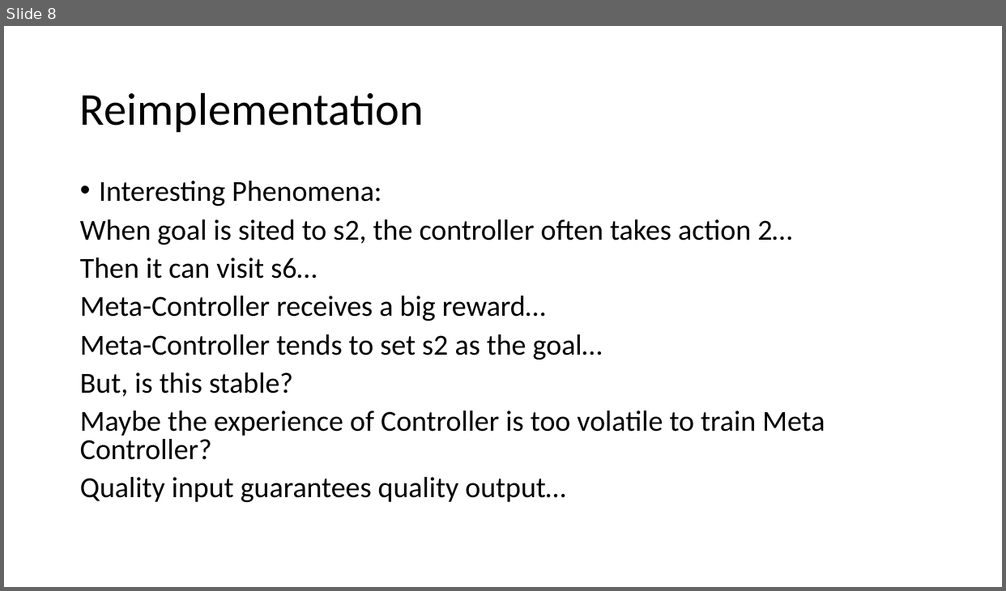
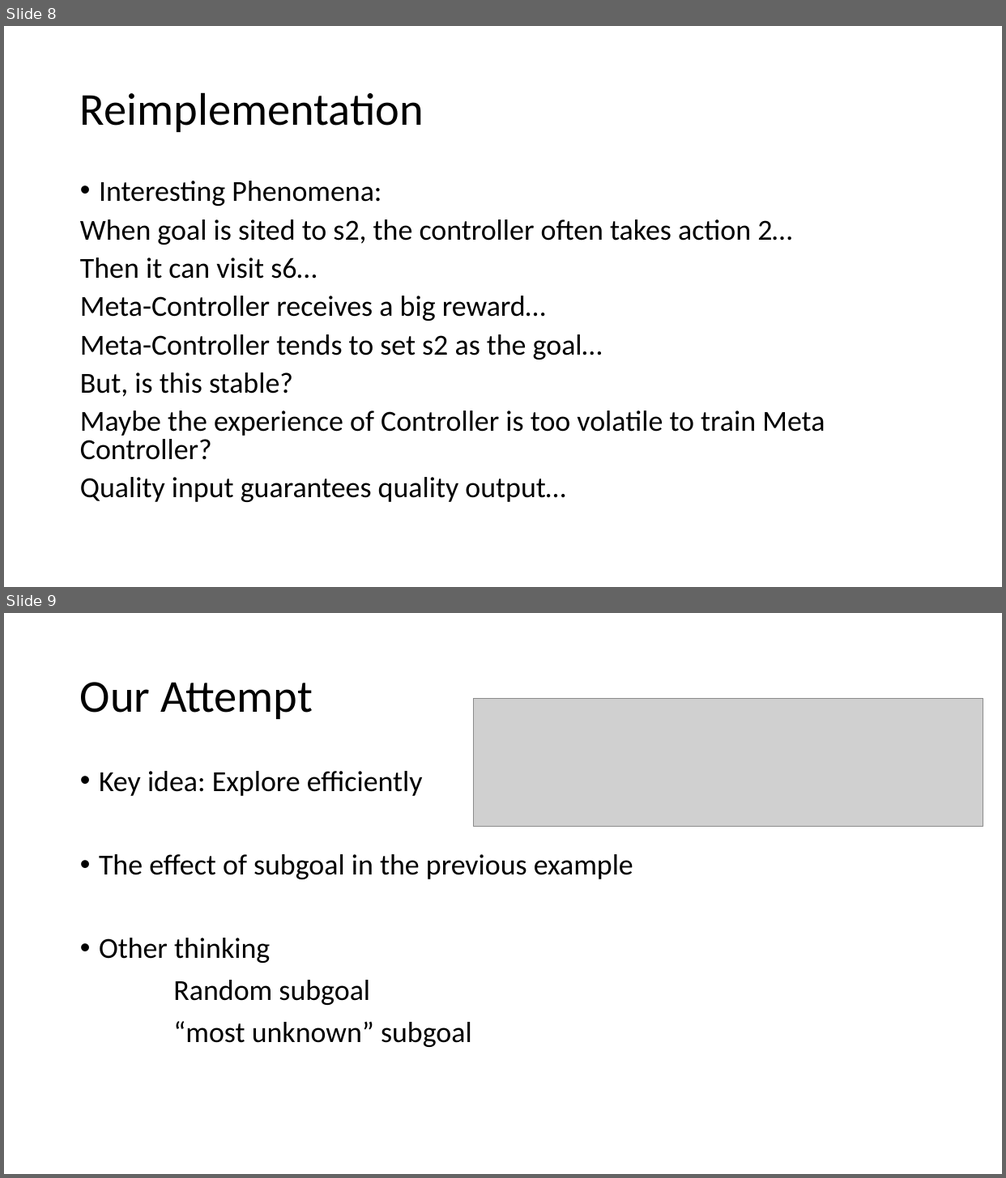
Before and after one commit to faebdc/AI-Project, a slide deck: presentation/Presentation.pptx. Shown one above the other, each under a label of ours: slide 8 before the commit, slides 8 and 9 after it. The pictures are 1006x591 and 1006x1178 pixels, drawn with LibreOffice and Linux fonts; fonts in the diff are those of the drawing; grey boxes stand for pictures. Boxes give left, top, right and bottom in pixels: in the first picture for what was removed or moved away, otherwise in the second. Text is boxed around its words. In the diff, an @@ line names an element or a change of style, - is before the commit and + after.

```diff
--- a/presentation/Presentation.pptx
+++ b/presentation/Presentation.pptx
@@ slide 9 added at (4, 613, 1002, 1174), background #FFFFFF @@
@@ title added at (80, 682, 313, 719), 44 pt, text #000000 @@
+Our Attempt
@@ picture added at (473, 698, 983, 826) @@
@@ text added at (99, 771, 633, 1047), 28 pt, text #000000 @@
+• Key idea: Explore efficiently
+• The effect of subgoal in the previous example
+• Other thinking
+Random subgoal
+“most unknown” subgoal
```
Also in this commit, not shown: 1 slide changed, 5 other slides added, 3 other files.
